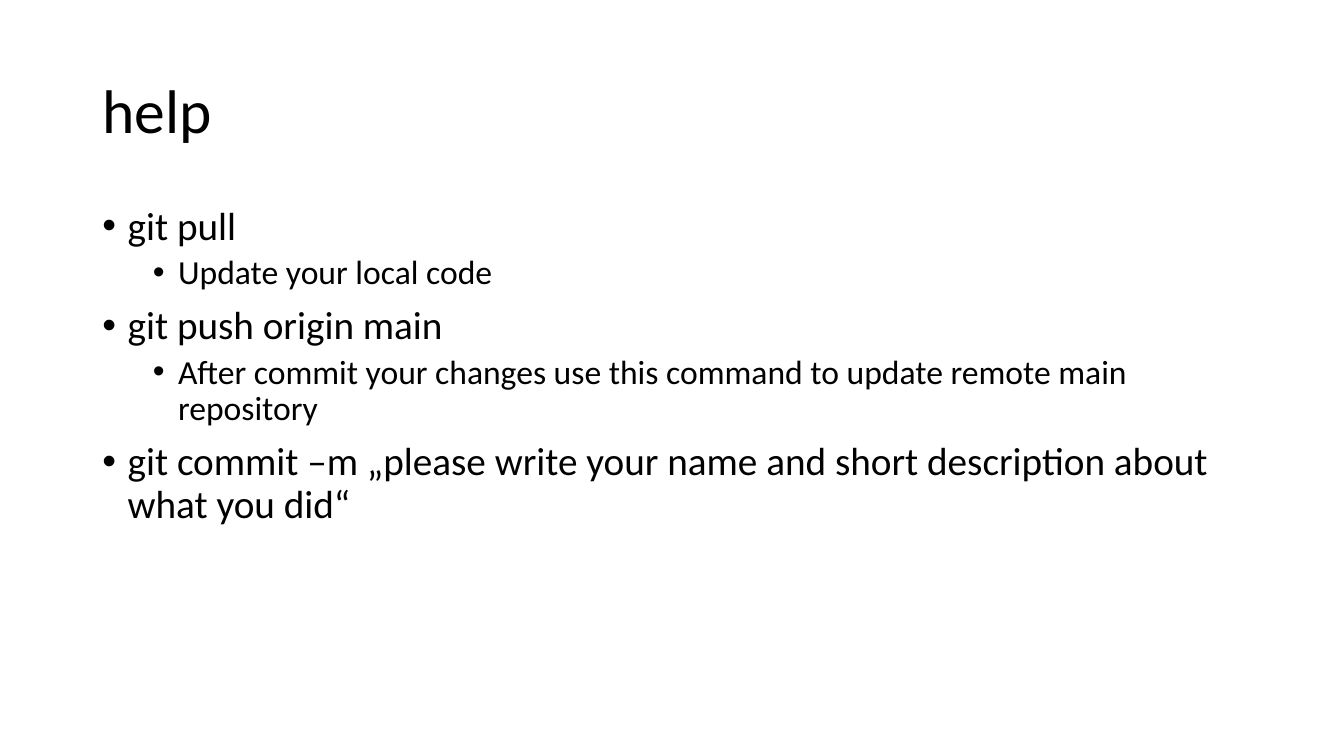
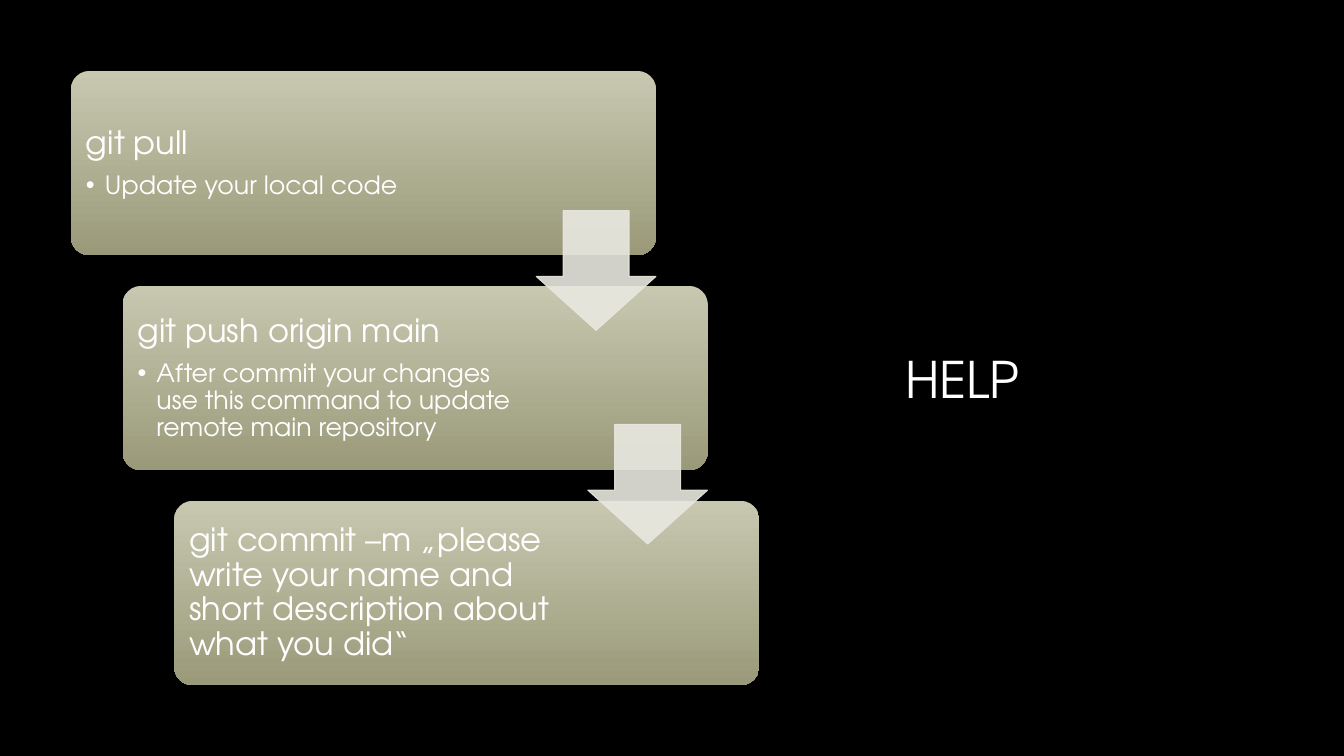
Before and after one commit to secure73/vita_presentation, a slide deck: slide 2 of vita.pptx. Drawn at 1344x756 pixels with LibreOffice and Linux fonts; fonts in the diff are those of the drawing; background and template pictures are left out. Boxes give left, top, right and bottom in pixels: in the first picture for what was removed or moved away, otherwise in the second. Text is boxed around its words. In the diff, an @@ line names an element or a change of style, - is before the commit and + after.

Commit message:
Nadine hat das komplette Design von allen Folien geändert.

```diff
--- a/vita.pptx
+++ b/vita.pptx
@@ background #FFFFFF to picture (left out) @@
@@ text removed at <box>128,212,1208,525</box> @@
-• git pull
-  • Update your local code
-• git push origin main
-  • After commit your changes use this command to update remote main repository
-• git commit –m „please write your name and short description about what you did“
@@ title at <box>905,360,1020,398</box>: text changed; size 44 to 36 pt; font Calibri to TeX Gyre Adventor; text colour #000000 to gradient #FFFFFF to #A6A6A6 @@
-help
+HELP
@@ group added at <box>71,71,759,686</box>: 3 rounded rectangles, 3 texts, 2 down arrows @@
+git pull
+  • Update your local code
+git push origin main
+  • After commit your changes use this command to update remote main repository
+git commit –m „please write your name and short description about what you did“
```
Also in this commit, not shown: 7 other slides changed.
